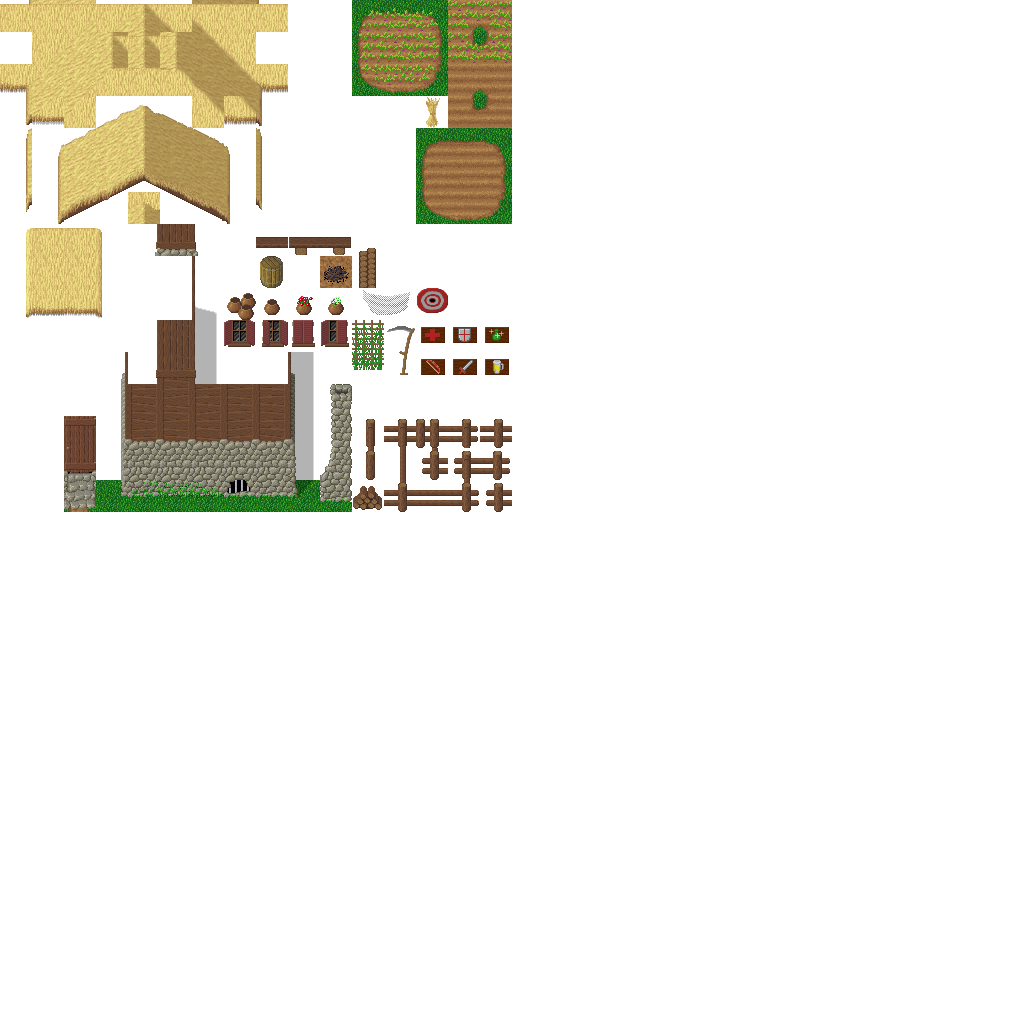
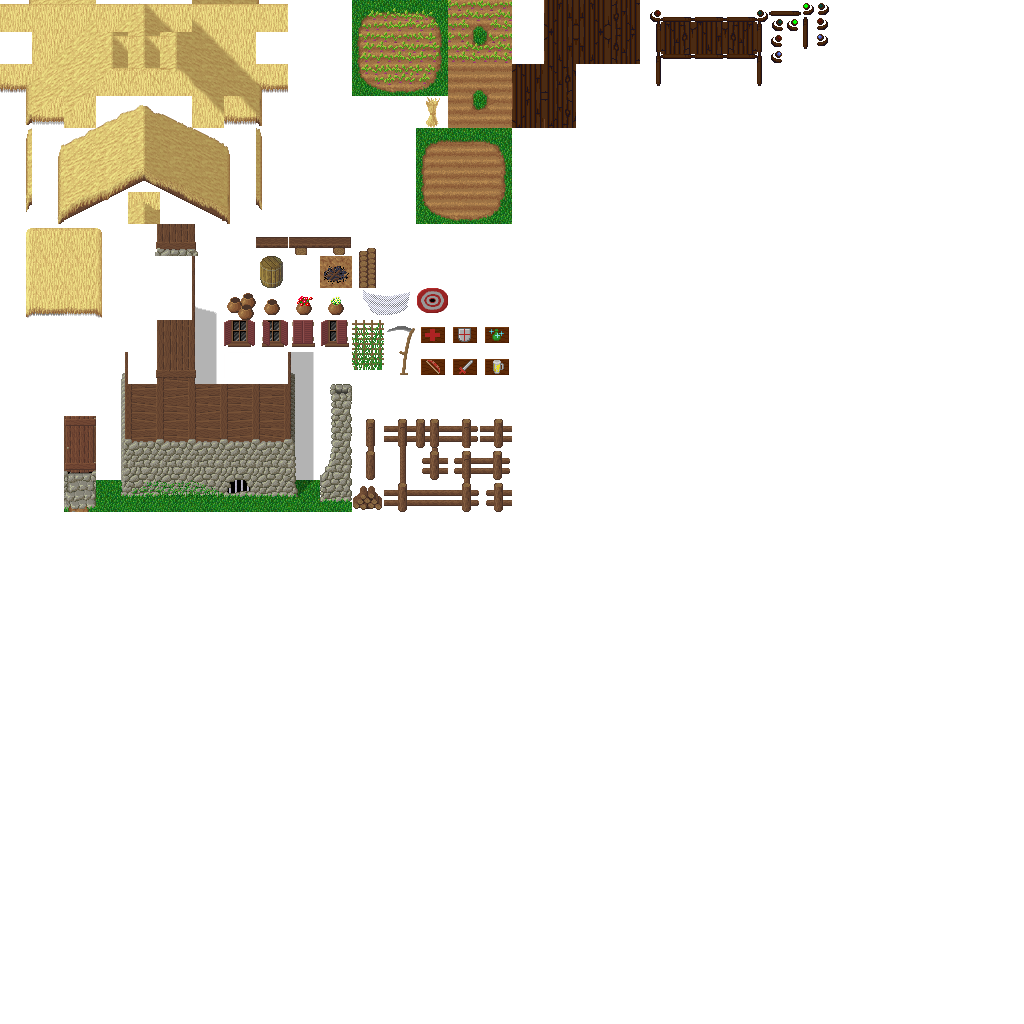
The second w=1024, h=1024 image is a revision of the first. Changes to its layers:
painted on "Hintergrund" over [512, 0, 829, 128]
